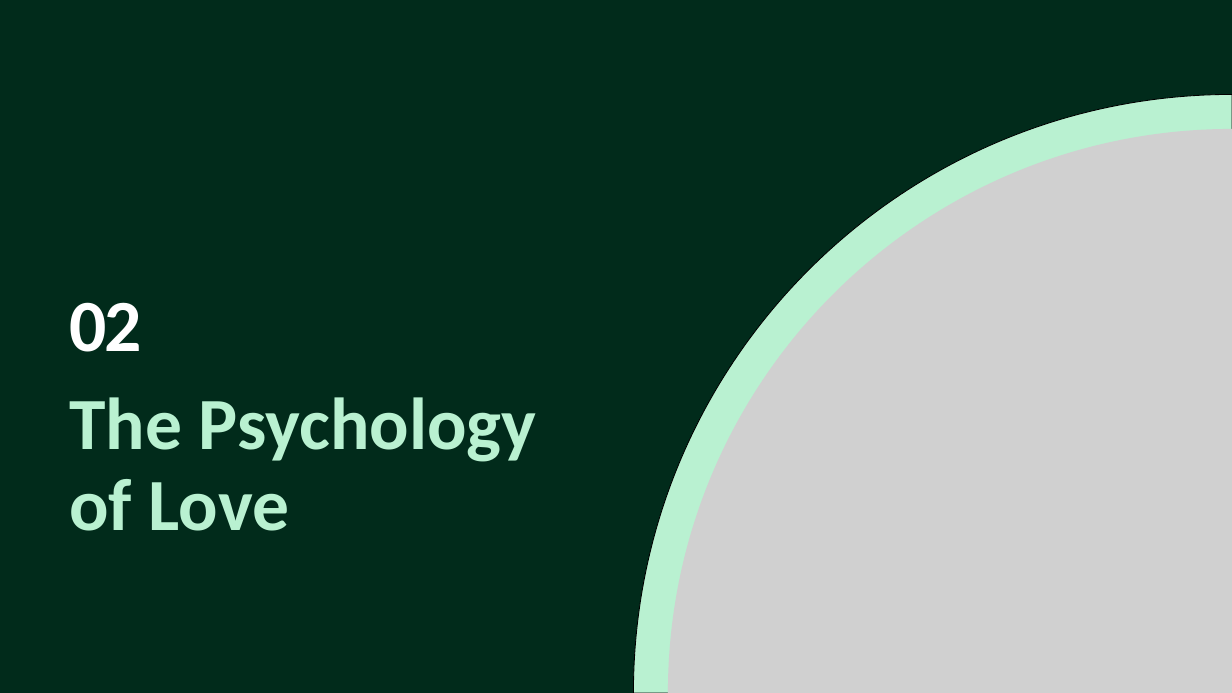
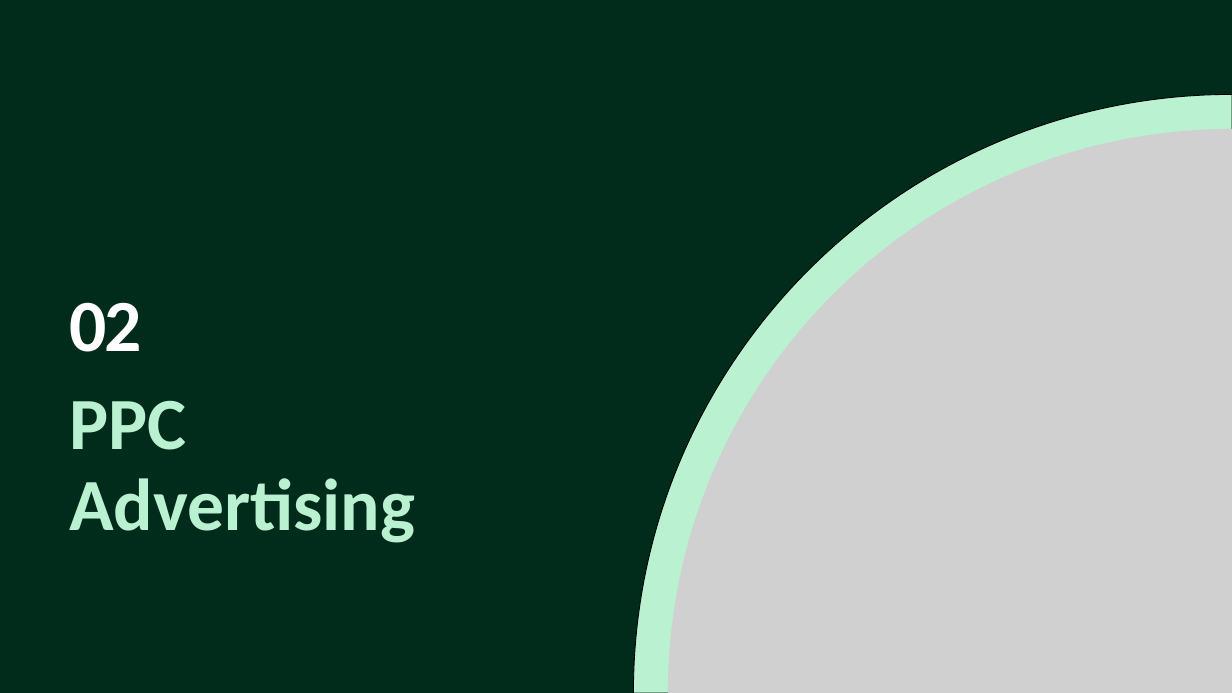
Before and after one commit to Manpreet1710/ppt-maker, a slide deck: slide 7 of output_ppt.pptx. Drawn at 1232x693 pixels with LibreOffice and Linux fonts; fonts in the diff are those of the drawing; grey boxes stand for pictures. Boxes give left, top, right and bottom in pixels: in the first picture for what was removed or moved away, otherwise in the second. Text is boxed around its words. In the diff, an @@ line names an element or a change of style, - is before the commit and + after.

```diff
--- a/output_ppt.pptx
+++ b/output_ppt.pptx
@@ text at (69, 400, 415, 543): text changed @@
-The Psychology of Love
+PPC Advertising
```
Also in this commit, not shown: 6 other slides changed, 13 slides added, 13 slides removed, 7 other files.
